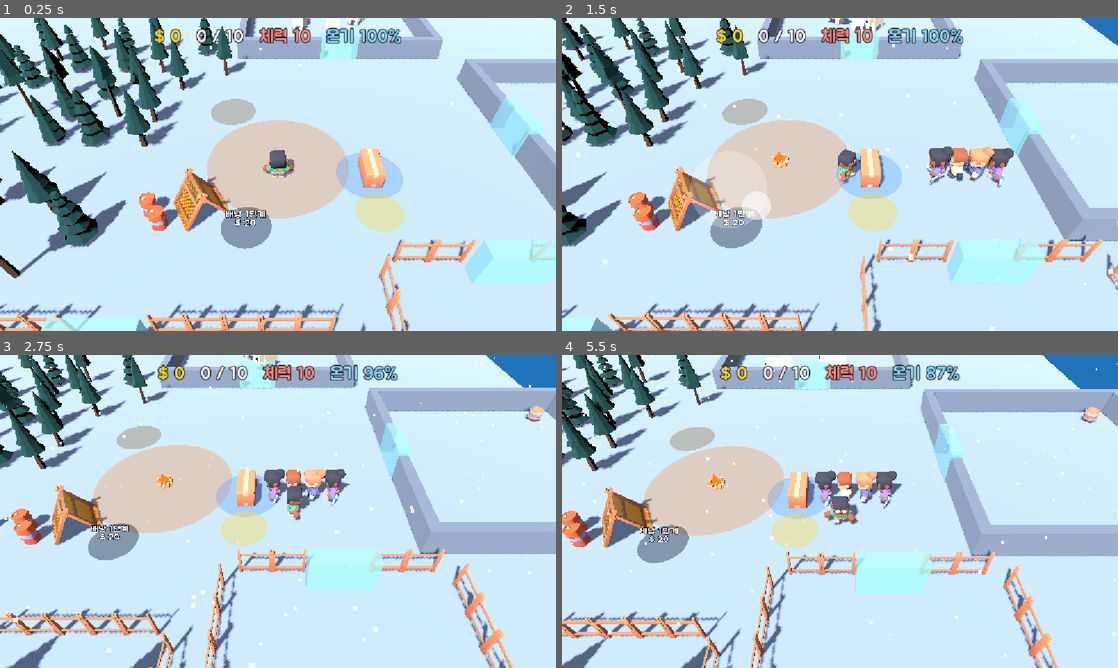
Above: before the commit, frames 1-4 (two rows, left to right).
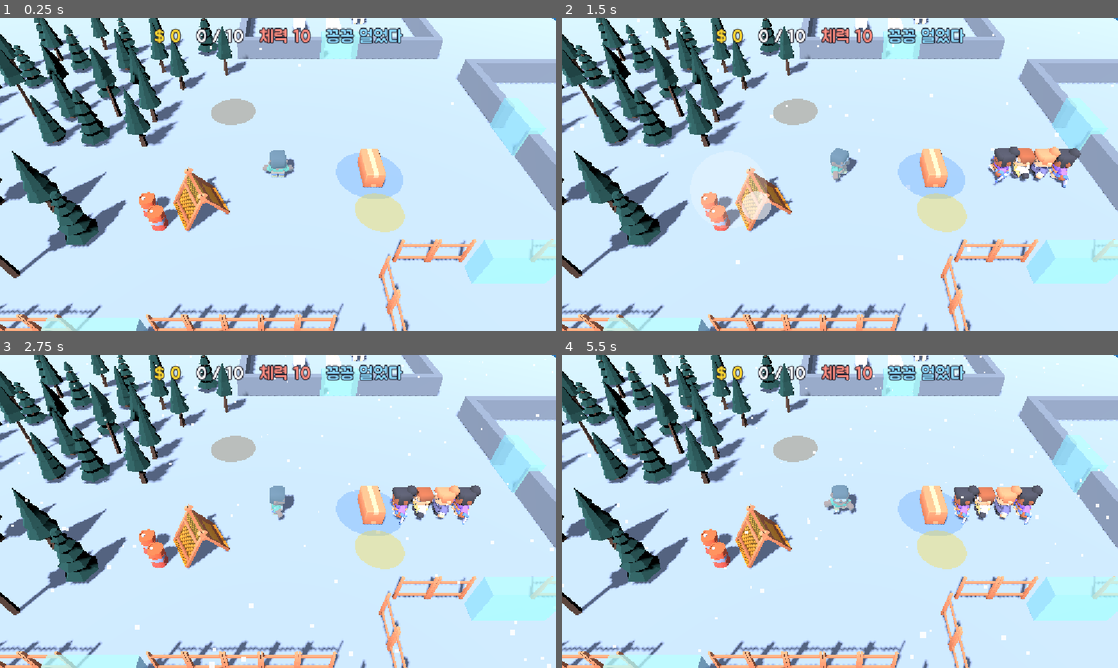
Above: after the commit, the same moments.

Repository: kimpro4214/FrostCamp
Game: Godot game, scene res://frost_camp/scenes/main.tscn
Two runs of this game, one before a commit and one after it. Both use one fixed random seed, a clock stepped at 60 frames per second and the inputs below.
Inputs (mouse positions are in pixels of both pictures, inside the frame that each line leads up to):
- Up to frame 1 (0.25 s): no input
- Up to frame 2 (1.5 s): move the mouse to (962, 158) at 0.52 s; hold D 0.53-1.25 s; click (962, 158) at 0.67 s; drag from (728, 190) to (812, 237) at 1.27 s
- Up to frame 3 (2.75 s): move the mouse to (333, 442) at 2.02 s; hold D from 2.03 s (still down)
- Up to frame 4 (5.5 s): release D at 2.75 s; drag from (812, 574) to (673, 464) at 2.77 s; move the mouse to (1006, 558) at 3.52 s; hold A 3.53-4.25 s; drag from (673, 464) to (756, 433) at 4.27 s; move the mouse to (867, 511) at 5.02 s; hold S from 5.03 s (still down); click (867, 511) at 5.17 s

The runs differ from the first frame. In frame 1, 7.8% of the frame differs, in the area x 37-73%, y 0-74%; in frame 2, 46%; in frame 3, 50%, in the area x 0-100%, y 0-100%; in frame 4, 50%.
Error after the commit: Invalid access to property or key 'base' on a base object of type 'Dictionary'. (res://frost_camp/sim/frost_sim.gd:126)

Commit message:
feat: 프로스트 캠프 기지 방벽 규칙 추가(습격 곰은 방벽부터, 확장하면 바깥으로)

Diff:
--- a/frost_camp/sim/frost_sim.gd
+++ b/frost_camp/sim/frost_sim.gd
@@ -45,6 +45,11 @@
 var meat_pile := 0
 var meat_pile_pos: Vector2
 var meat_pile_structure: Structure
+## 기지 방벽. 구간마다 시설 번호(sim.structures). 방벽 구매 레벨이 0이면 서 있지 않다.
+var walls: Array[int] = []
+var wall_level := 0
+## 기지 영역. 해금 이름("" = 처음부터) → Rect2. 습격 곰이 이 밖에 있으면 방벽부터 부순다.
+var base_rects := {}
 var worker_spawn: Vector2
 ## 쇄빙선이 정박한 곳(연출용)
 var ship_pos: Vector2
@@ -118,6 +123,11 @@
 	conveyor.structure.unlock = "conveyor"
 	meat_pile_structure = _add_structure("meat_pile", meat_pile_pos, _vec(layout.meat_pile_repair))
 	meat_pile_structure.unlock = "habitat"
+	for key in layout.base.rects:
+		var r: Array = layout.base.rects[key]
+		base_rects[key] = Rect2(r[0], r[1], r[2], r[3])
+	for w in layout.base.walls:
+		_add_wall(w)
 	var spawns: Array[Vector2] = []
 	for p in layout.raid_spawns:
 		spawns.append(_vec(p))
@@ -174,10 +184,27 @@
 	return is_stall_open(stall) and not stall.structure.is_broken()
 
 
-## 열려 있고(해금된) 부서지지 않은 시설이면 true.
+## 지금 기지에 있는 시설이면 true. 해금 전 시설, 확장으로 사라진 방벽 구간, 사기 전 방벽은 없는 것으로 친다.
+func is_structure_active(index: int) -> bool:
+	var structure := structures[index]
+	if structure.unlock != "" and not unlocked.has(structure.unlock):
+		return false
+	if structure.until != "" and unlocked.has(structure.until):
+		return false
+	return structure.kind != "wall" or wall_level > 0
+
+
+## 있고 부서지지 않은 시설이면 true.
 func is_structure_standing(index: int) -> bool:
-	var structure := structures[index]
-	return not structure.is_broken() and (structure.unlock == "" or unlocked.has(structure.unlock))
+	return is_structure_active(index) and not structures[index].is_broken()
+
+
+## 해금된 기지 영역 안이면 true.
+func is_in_base(pos: Vector2) -> bool:
+	for key in base_rects:
+		if (key == "" or unlocked.has(key)) and base_rects[key].has_point(pos):
+			return true
+	return false
 
 
 ## 시설 하나에 피해를 준다. 부서지면 structure_broken이 나온다.
@@ -416,7 +443,9 @@
 		if not bear.is_alive() or _fighting_raiders.has(i):
 			continue
 		if bear.target == -1 or not is_structure_standing(bear.target):
-			bear.target = _nearest_standing_structure(bear.pos)
+			if bear.target != -1 and structures[bear.target].kind == "wall":
+				bear.breached = true  # 노리던 방벽 구간이 무너졌으니 그 틈으로 들어간다.
+			bear.target = _raid_target(bear)
 			bear.attack_timer = 0.0
 		if bear.target == -1:
 			# 노릴 시설이 없으면 플레이어에게 달려든다. 닿으면 근접 전투가 시작된다.
@@ -523,7 +552,7 @@
 			return
 	for i in structures.size():
 		var structure := structures[i]
-		if structure.is_broken() and _pay_into(agent, structure.repair, delta):
+		if structure.is_broken() and is_structure_active(i) and _pay_into(agent, structure.repair, delta):
 			if structure.try_finish_repair():
 				structure_repaired.emit(i)
 			return
@@ -552,6 +581,9 @@
 			raid.activate()
 		_check_ending()
 		return
+	if effect.has("walls"):
+		_raise_walls()
+		return
 	if effect.has("bears"):
 		_add_bears(int(effect.bears))
 		return
@@ -579,6 +611,36 @@
 			player.stack.capacity += int(effect.add)
 		"move_speed", "axe_damage", "harpoon_damage", "cold_drain":
 			stats[effect.stat] += effect.add
+
+
+## 방벽 구간 하나. 위치는 구간 가운데, 수리 존은 그 단계 기지 영역 안쪽으로 조금 들어간 곳이다.
+func _add_wall(w: Dictionary) -> void:
+	var a := _vec(w.a)
+	var b := _vec(w.b)
+	var mid := (a + b) / 2.0
+	var stage: String = w.get("from", "")
+	var inward: Vector2 = (base_rects[stage].get_center() - mid).normalized()
+	var config: Dictionary = balance.structures.wall
+	var structure := Structure.new("wall", mid, mid + inward * 1.6, {"hp": config.hp[0], "repair_cost": config.repair_cost})
+	structure.repair.id = "repair_%d" % structures.size()
+	structure.unlock = stage
+	structure.until = w.get("until", "")
+	structure.raid_target = false  # 방벽은 _raid_target이 따로 고른다.
+	walls.append(structures.size())
+	structures.append(structure)
+
+
+## 방벽 레벨을 올린다. 모든 구간이 새 최대 체력으로 다시 선다(부서진 구간도).
+func _raise_walls() -> void:
+	wall_level += 1
+	var hp_levels: Array = balance.structures.wall.hp
+	var max_hp := int(hp_levels[mini(wall_level, hp_levels.size()) - 1])
+	for i in walls:
+		var structure := structures[i]
+		structure.max_hp = max_hp
+		structure.hp = max_hp
+		structure.repair.level = 1
+		structure.repair.paid = 0
 
 
 func _add_structure(kind: String, pos: Vector2, repair_pos: Vector2) -> Structure:
@@ -620,7 +682,22 @@
 	return best
 
 
-## 습격 곰이 노릴 가장 가까운 시설.
+## 기지 밖에 있고 아직 방벽을 뚫지 않았으면 가장 가까운 방벽 구간, 아니면 가장 가까운 시설.
+func _raid_target(bear: RaidBear) -> int:
+	if wall_level > 0 and not bear.breached and not is_in_base(bear.pos):
+		var best := -1
+		var best_dist := INF
+		for i in walls:
+			var dist := bear.pos.distance_to(structures[i].pos)
+			if is_structure_standing(i) and dist < best_dist:
+				best = i
+				best_dist = dist
+		if best != -1:
+			return best
+	return _nearest_standing_structure(bear.pos)
+
+
+## 습격 곰이 노릴 가장 가까운 시설(방벽 제외).
 func _nearest_standing_structure(pos: Vector2) -> int:
 	var best := -1
 	var best_dist := INF
--- a/frost_camp/sim/raid_bear.gd
+++ b/frost_camp/sim/raid_bear.gd
@@ -9,6 +9,8 @@
 var attack_timer := 0.0
 ## 지금 노리는 시설 번호(sim.structures). 없으면 -1.
 var target := -1
+## 방벽을 뚫었는지. 뚫은 뒤에는 방벽을 더 노리지 않고 안쪽 시설로 간다.
+var breached := false
 
 
 func _init(spawn_pos: Vector2, bear_hp: int, bear_speed: float) -> void:
--- a/frost_camp/sim/structure.gd
+++ b/frost_camp/sim/structure.gd
@@ -11,6 +11,8 @@
 var unlock := ""
 ## false면 습격 곰이 노리지 않는다. 첫 원목 판매대처럼 기본 수입원이 부서져 돈을 못 벌고 수리도 못 하는 일을 막는다.
 var raid_target := true
+## 비어 있지 않으면 이 이름이 해금되면 시설이 사라진다(확장으로 안쪽이 된 방벽 구간).
+var until := ""
 ## 수리 존. 부서져 있을 때만 쓴다. 넣은 돈은 존을 떠나도 남는다.
 var repair: PurchaseZone
 
--- a/frost_camp/tests/fixtures.gd
+++ b/frost_camp/tests/fixtures.gd
@@ -22,6 +22,7 @@
 			"stall": {"hp": 10, "repair_cost": 20},
 			"woodpile": {"hp": 10, "repair_cost": 20},
 			"meat_pile": {"hp": 10, "repair_cost": 20},
+			"wall": {"hp": [10, 20, 30], "repair_cost": 20},
 			"tower": {"hp": 10, "repair_cost": 20},
 			"conveyor": {"hp": 10, "repair_cost": 20},
 		},
@@ -105,6 +106,14 @@
 		"bears": [[0, -25]],
 		"extra_bears": [[5, -25], [-5, -25], [3, -22]],
 		"raid_spawns": [[0, 20]],
+		"base": {
+			"rects": {"": [-20, -12, 40, 22], "expand_1": [-20, 10, 10, 10]},
+			"walls": [
+				{"a": [-10, 10], "b": [10, 10]},
+				{"a": [-20, 10], "b": [-10, 10], "until": "expand_1"},
+				{"a": [-20, 20], "b": [-10, 20], "from": "expand_1"},
+			],
+		},
 		"conveyor": {"path": [[-6, 2], [4, 2], [4, 0]], "pos": [-1, 2], "repair_pos": [-1, 4]},
 		"towers": [{"id": "tower_1", "pos": [0, 8], "repair_pos": [2, 8]}],
 		"stalls": [
--- /dev/null
+++ b/frost_camp/tests/test_walls.gd
@@ -0,0 +1,82 @@
+extends "res://frost_camp/tests/test_case.gd"
+
+const Fixtures := preload("res://frost_camp/tests/fixtures.gd")
+
+
+func _make_sim() -> FrostSim:
+	return FrostSim.new(Fixtures.balance(), Fixtures.layout())
+
+
+func _place_raider(sim: FrostSim, pos: Vector2) -> RaidBear:
+	var bear := RaidBear.new(pos, 100, 2.0)
+	sim.raid.state = Raid.State.ATTACKING
+	sim.raid.bears.append(bear)
+	return bear
+
+
+func test_walls_stand_only_after_purchase() -> void:
+	var sim := _make_sim()
+	var wall: int = sim.walls[0]
+	check(not sim.is_structure_standing(wall), "사기 전에는 방벽이 없다")
+	var bear := _place_raider(sim, Vector2(0, 16))
+	Fixtures.run(sim, 0.1)
+	check(sim.structures[bear.target].kind != "wall", "방벽이 없으면 바로 시설을 노린다")
+	sim._apply_effect({"walls": 1})
+	check(sim.is_structure_standing(wall), "사면 방벽이 선다")
+	check_eq(sim.structures[wall].max_hp, 10, "1레벨 체력")
+
+
+func test_raider_outside_base_attacks_nearest_wall_first() -> void:
+	var sim := _make_sim()
+	sim._apply_effect({"walls": 1})
+	var bear := _place_raider(sim, Vector2(0, 16))
+	Fixtures.run(sim, 0.1)
+	check_eq(bear.target, sim.walls[0], "기지 밖 곰은 가장 가까운 방벽 구간부터 노린다")
+	Fixtures.run(sim, 10.0)
+	check(sim.structures[sim.walls[0]].is_broken(), "계속 때려 무너뜨린다")
+	check(bear.breached, "방벽을 뚫었다")
+	check(sim.structures[bear.target].kind != "wall", "뚫은 뒤에는 안쪽 시설로 간다")
+
+
+func test_raider_inside_base_ignores_walls() -> void:
+	var sim := _make_sim()
+	sim._apply_effect({"walls": 1})
+	var bear := _place_raider(sim, Vector2(-6, 3))
+	Fixtures.run(sim, 0.1)
+	check(sim.structures[bear.target].kind != "wall", "기지 안의 곰은 방벽을 노리지 않는다")
+
+
+func test_wall_upgrade_raises_and_restores_hp() -> void:
+	var sim := _make_sim()
+	sim._apply_effect({"walls": 1})
+	var wall: int = sim.walls[0]
+	sim.damage_structure(wall, 10)
+	check(sim.structures[wall].is_broken(), "무너졌다")
+	sim._apply_effect({"walls": 1})
+	check_eq(sim.structures[wall].max_hp, 20, "2레벨 체력")
+	check_eq(sim.structures[wall].hp, 20, "레벨을 올리면 모든 구간이 다시 선다")
+
+
+func test_expansion_moves_walls_outward() -> void:
+	var sim := _make_sim()
+	sim._apply_effect({"walls": 1})
+	var inner: int = sim.walls[1]
+	var outer: int = sim.walls[2]
+	check(sim.is_structure_standing(inner), "확장 전에는 안쪽 구간이 서 있다")
+	check(not sim.is_structure_standing(outer), "확장 전에는 바깥 구간이 없다")
+	sim._apply_effect({"unlock": "expand_1"})
+	check(not sim.is_structure_standing(inner), "확장하면 안쪽이 된 구간은 사라진다")
+	check(sim.is_structure_standing(outer), "확장한 땅 둘레에 새 구간이 선다")
+	check(sim.is_in_base(Vector2(-15, 15)), "확장한 땅도 기지 안이다")
+
+
+func test_broken_wall_repair_zone_only_when_active() -> void:
+	var sim := _make_sim()
+	sim._apply_effect({"walls": 1})
+	var inner: int = sim.walls[1]
+	sim.damage_structure(inner, 10)
+	sim._apply_effect({"unlock": "expand_1"})
+	sim.money = 100
+	sim.player.pos = sim.structures[inner].repair.pos
+	Fixtures.run(sim, 2.0)
+	check_eq(sim.money, 100, "사라진 구간은 수리비를 받지 않는다")
Not shown, added: frost_camp/tests/test_walls.gd.uid
